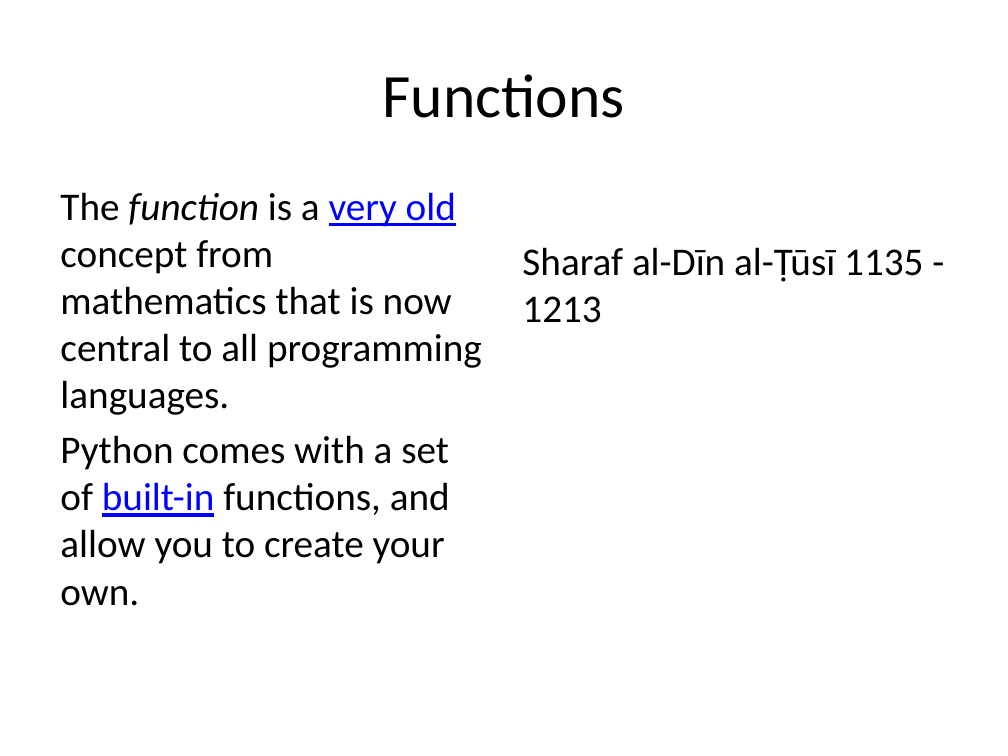
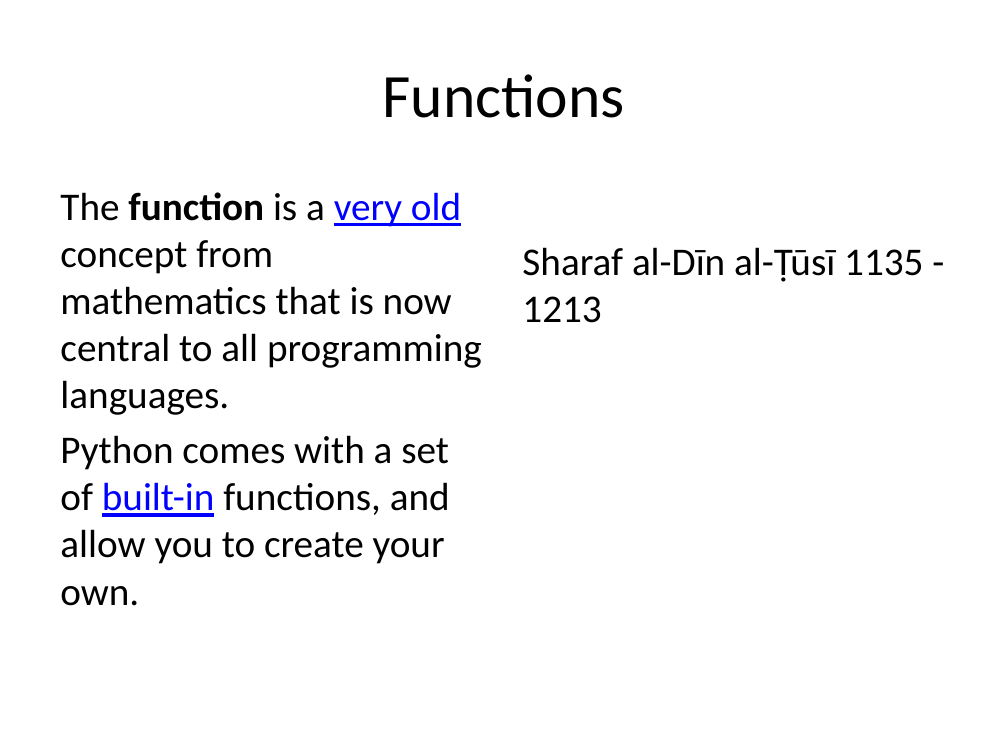
Before and after one commit to jwestgard/inst326, a slide deck: slide 2 of modules/module02/functions.pptx. Drawn at 1008x756 pixels with LibreOffice and Linux fonts; fonts in the diff are those of the drawing. Boxes give left, top, right and bottom in pixels: in the first picture for what was removed or moved away, otherwise in the second. Text is boxed around its words. In the diff, an @@ line names an element or a change of style, - is before the commit and + after.

```diff
--- a/modules/module02/functions.pptx
+++ b/modules/module02/functions.pptx
@@ text at [60,192,482,415]: bold on, italic off in "function" @@
```
Also in this commit, not shown: 2 other slides changed, 8 slides added, 1 slide removed, 22 other files.
